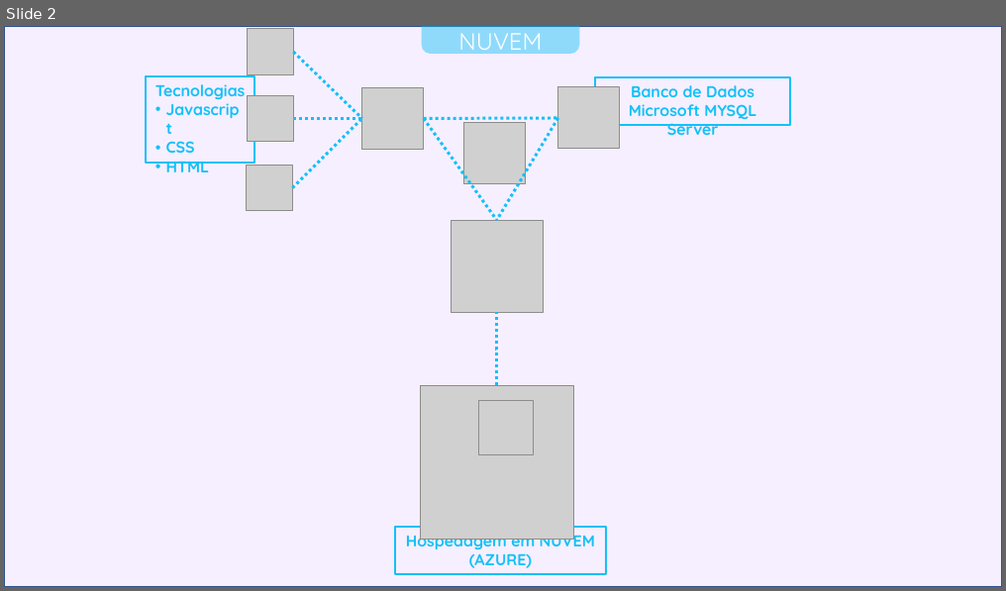
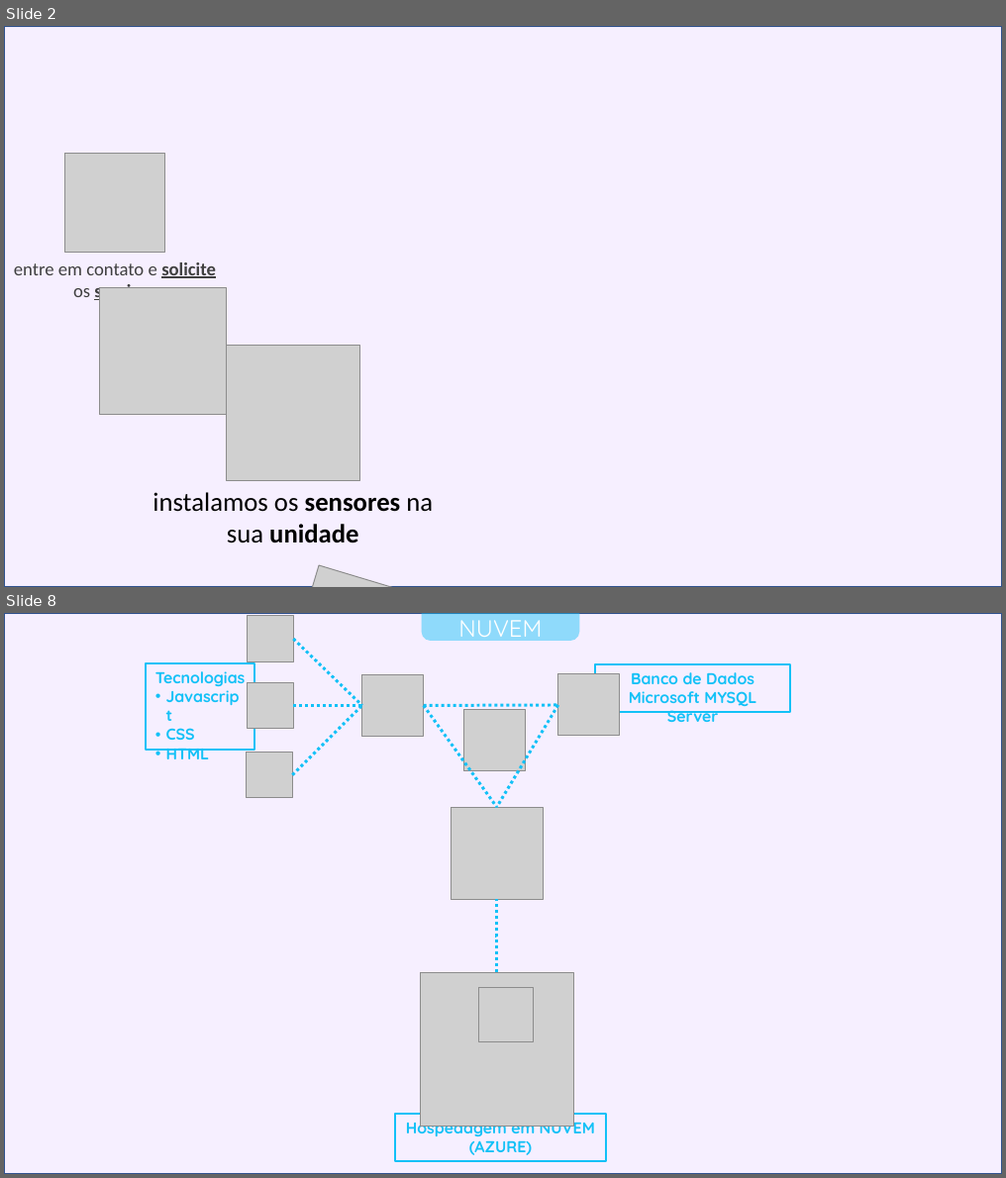
Before and after one commit to 0mni-Solutions/OmniTextil, a slide deck: APRESENTAÇÃO/Slides/Presentation.pptx. Shown one above the other, each under a label of ours: slide 2 before the commit, slides 2 and 8 after it; the slides between them are not shown. The pictures are 1006x591 and 1006x1178 pixels, drawn with LibreOffice and Linux fonts; fonts in the diff are those of the drawing; grey boxes stand for pictures. Boxes give left, top, right and bottom in pixels: in the first picture for what was removed or moved away, otherwise in the second. Text is boxed around its words. In the diff, an @@ line names an element or a change of style, - is before the commit and + after.

```diff
--- a/APRESENTAÇÃO/Slides/Presentation.pptx
+++ b/APRESENTAÇÃO/Slides/Presentation.pptx
@@ slide 2 added at <box>4,26,1002,587</box>, background #FFFFFF @@
@@ rectangle added at <box>4,26,1002,587</box>, fill #F6EFFF, outline #325491 1 pt @@
@@ picture added at <box>64,153,164,252</box> @@
@@ text added at <box>14,263,216,303</box>, 14 pt, text #404040 @@
+entre em contato e solicite os serviços
@@ picture added at <box>99,288,226,415</box> @@
@@ picture added at <box>227,346,360,480</box> @@
@@ text added at <box>152,492,433,544</box>, 20 pt, text #000000 @@
+instalamos os sensores na sua unidade
@@ picture added at <box>282,566,456,587</box> @@
@@ what was slide 2 is now slide 8 @@
```
Also in this commit, not shown: 3 slides changed, 6 other slides added, 40 other files.
